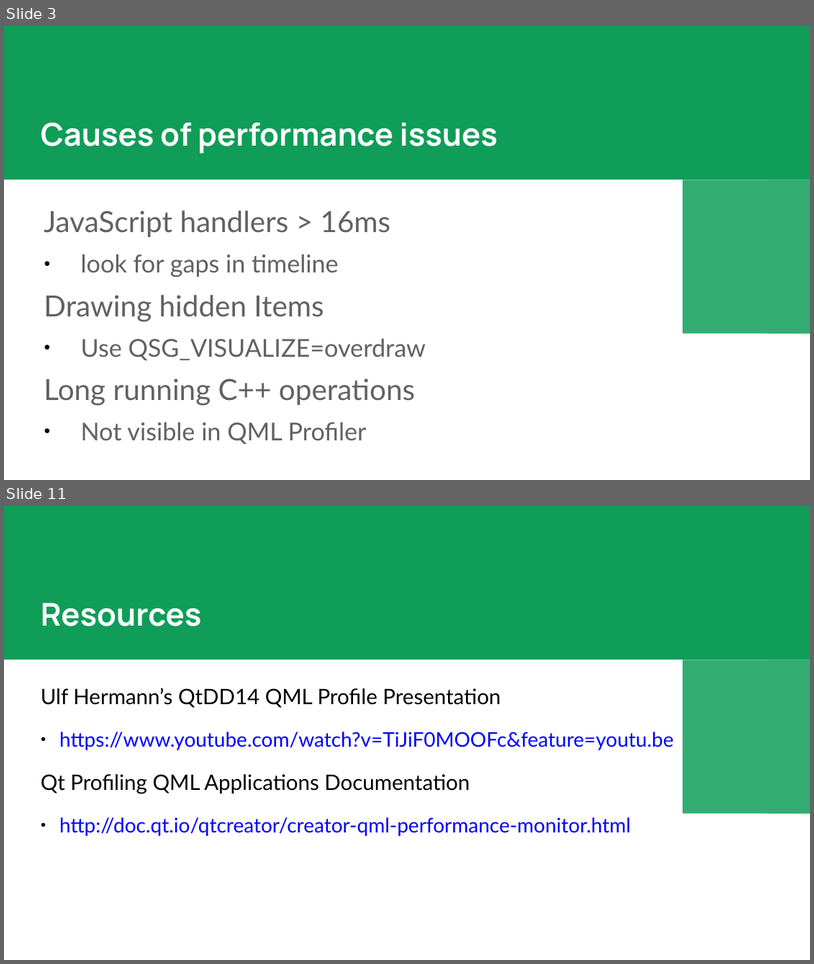
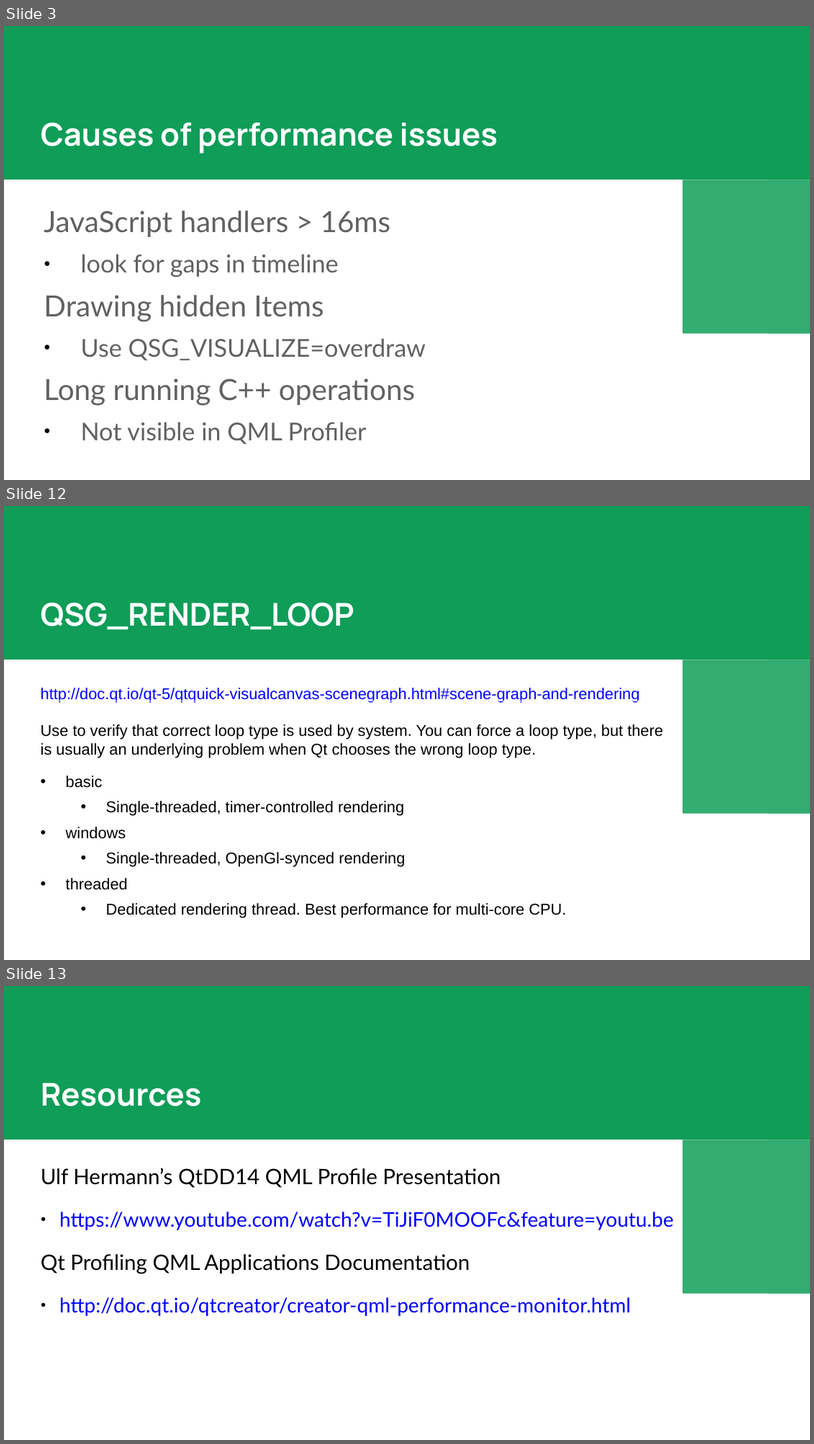
Before and after one commit to ocqt/2017-07-Profiling-QML, a slide deck: Profiling QML.pptx. Shown one above the other, each under a label of ours: slides 3 and 11 before the commit, slides 3, 12 and 13 after it; the slides between them are not shown. The pictures are 814x964 and 814x1444 pixels, drawn with LibreOffice and Linux fonts; fonts in the diff are those of the drawing. Boxes give left, top, right and bottom in pixels: in the first picture for what was removed or moved away, otherwise in the second. Text is boxed around its words. In the diff, an @@ line names an element or a change of style, - is before the commit and + after.

```diff
--- a/Profiling QML.pptx
+++ b/Profiling QML.pptx
@@ slide 12 added at (x1=4, y1=506, x2=810, y2=960), background #FFFFFF; not listed: 3 template elements that a slide beside it also shows @@
@@ text added at (x1=41, y1=602, x2=355, y2=630), 28 pt, text #FFFFFF, bold @@
+QSG_RENDER_LOOP
@@ text added at (x1=41, y1=687, x2=664, y2=918), 14 pt, text #000000 @@
+http://doc.qt.io/qt-5/qtquick-visualcanvas-scenegraph.html#scene-graph-and-rendering
+Use to verify that correct loop type is used by system. You can force a loop type, but there is usually an underlying problem when Qt chooses the wrong loop type.
+• basic
+  • Single-threaded, timer-controlled rendering
+• windows
+  • Single-threaded, OpenGl-synced rendering
+• threaded
+  • Dedicated rendering thread. Best performance for multi-core CPU.
@@ what was slide 11 is now slide 13 @@
```
Also in this commit, not shown: 7 slides changed, 2 other slides added, 1 slide removed, 2 other files.
